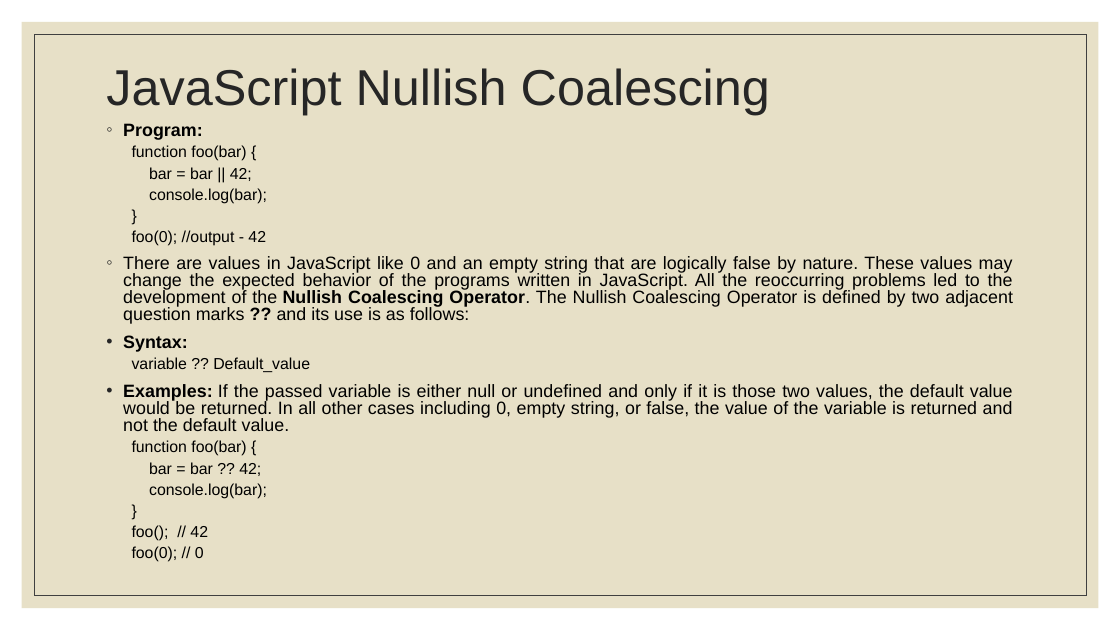
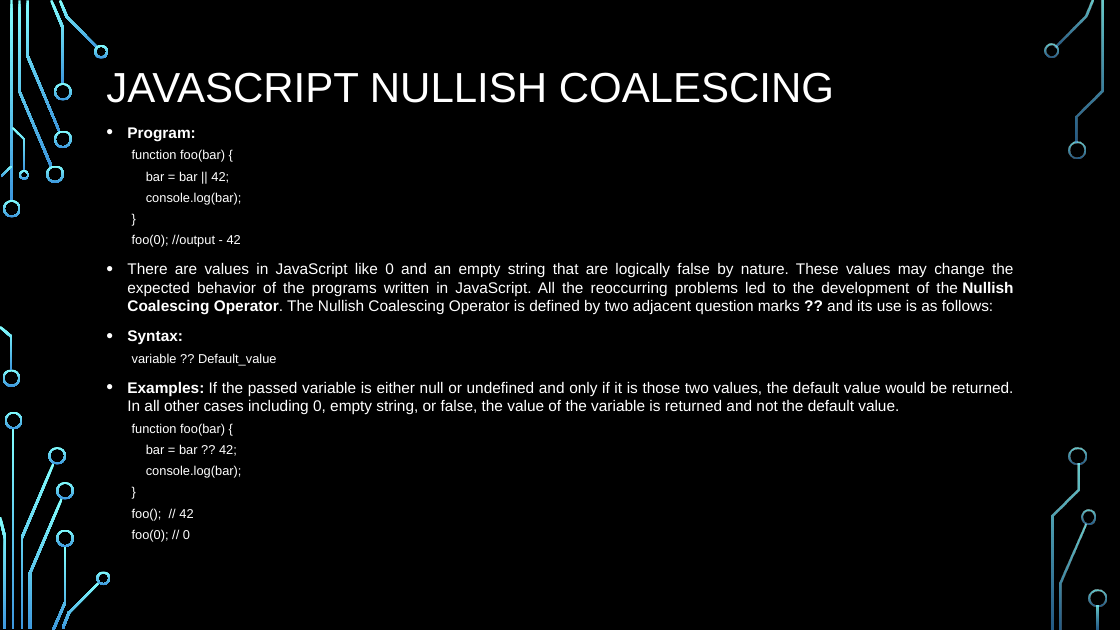
Before and after one commit to PramodJana/JavaScript, a slide deck: slide 28 of GFG JS Course Curriculam/Articles/002 Javascript fundamentals.pptx. Drawn at 1120x630 pixels with LibreOffice and Linux fonts; fonts in the diff are those of the drawing; background and template pictures are left out. Boxes give left, top, right and bottom in pixels: in the first picture for what was removed or moved away, otherwise in the second. Text is boxed around its words. In the diff, an @@ line names an element or a change of style, - is before the commit and + after.

```diff
--- a/GFG JS Course Curriculam/Articles/002 Javascript fundamentals.pptx
+++ b/GFG JS Course Curriculam/Articles/002 Javascript fundamentals.pptx
@@ background #FFFFFF to picture (left out) @@
@@ rectangle removed at [22,22,1099,608] @@
@@ rectangle removed at [34,34,1086,596] @@
@@ title at [106,72,834,103]: text changed; size 43.2 to 36 pt; text colour #262626 to #FFFFFF @@
-JavaScript Nullish Coalescing
+JAVASCRIPT NULLISH COALESCING
@@ text "Program:" at [127,127,1014,542]: size 15.3 to 13.2 pt in "Program:", "There are values in JavaScript like 0 ...", "Syntax:", "Examples: If the passed variable is either ..."; text colour #000000 to #FFFFFF; size 13.6 to 11 pt in "function foo(bar) {", "bar = bar || 42;", "console.log(bar);", "}" and 8 more places; bullet ◦ to •; line spacing 0.8 to 1; more space between paragraphs; indent changed @@
@@ group added at [0,0,1107,630]: 33 freeform shapes, 3 rectangles @@
```
Also in this commit, not shown: 29 other slides changed.
